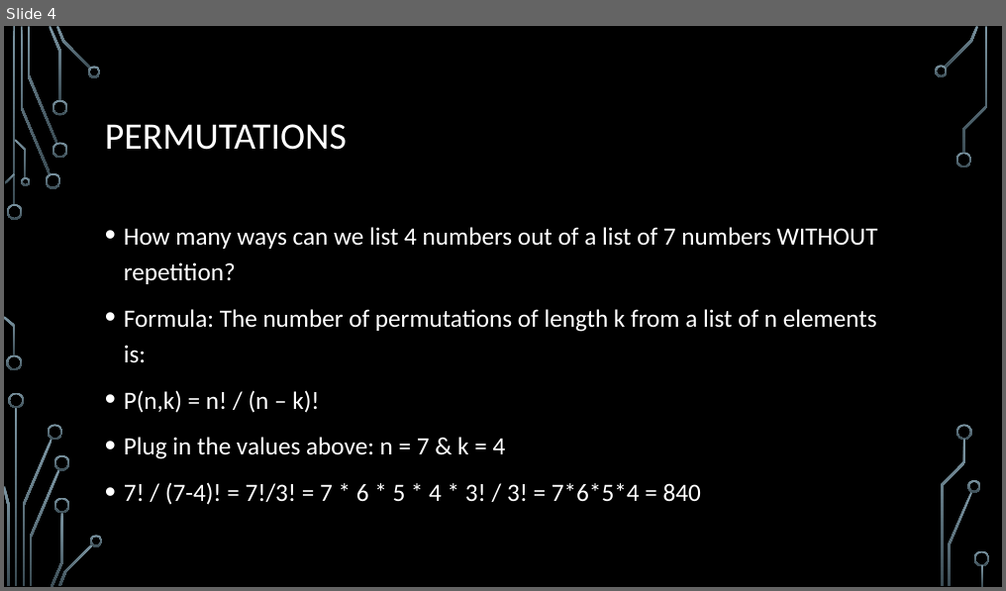
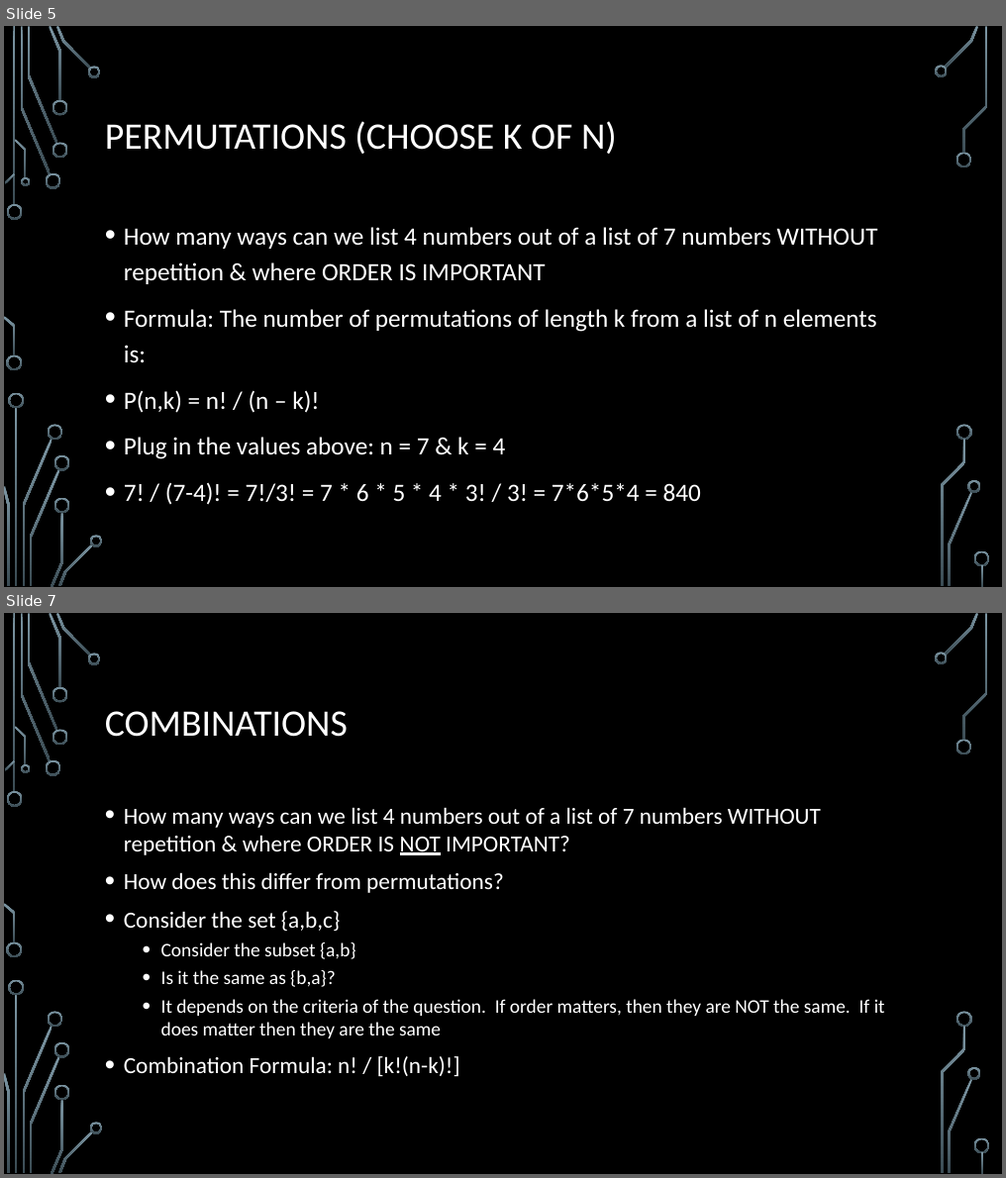
Before and after one commit to jameswilson281/CIS7---Discrete-Structures, a slide deck: Lectures/Lecture 12 - Combinatorics.pptx. Shown one above the other, each under a label of ours: slide 4 before the commit, slides 5 and 7 after it; the slides between them are not shown. The pictures are 1006x591 and 1006x1178 pixels, drawn with LibreOffice and Linux fonts; fonts in the diff are those of the drawing; background and template pictures are left out. Boxes give left, top, right and bottom in pixels: in the first picture for what was removed or moved away, otherwise in the second. Text is boxed around its words. In the diff, an @@ line names an element or a change of style, - is before the commit and + after.

```diff
--- a/Lectures/Lecture 12 - Combinatorics.pptx
+++ b/Lectures/Lecture 12 - Combinatorics.pptx
@@ slide 7 added at box(4, 613, 1002, 1174), background picture (left out); not listed: 36 template elements that a slide beside it also shows @@
@@ title added at box(105, 711, 348, 737), 36 pt, text #FFFFFF @@
+COMBINATIONS
@@ text added at box(124, 807, 885, 1077), 22.2 pt, text #FFFFFF @@
+• How many ways can we list 4 numbers out of a list of 7 numbers WITHOUT repetition & where ORDER IS NOT IMPORTANT?
+• How does this differ from permutations?
+• Consider the set {a,b,c}
+  • Consider the subset {a,b}
+  • Is it the same as {b,a}?
+  • It depends on the criteria of the question. If order matters, then they are NOT the same. If it does matter then they are the same
+• Combination Formula: n! / [k!(n-k)!]
@@ what was slide 4 is now slide 5 @@
@@ slide 5 changed as well @@
@@ title at box(105, 121, 617, 154): text changed @@
-PERMUTATIONS
+PERMUTATIONS (CHOOSE K OF N)
@@ text at box(124, 227, 878, 284): text changed @@
-• How many ways can we list 4 numbers out of a list of 7 numbers WITHOUT repetition?
+• How many ways can we list 4 numbers out of a list of 7 numbers WITHOUT repetition & where ORDER IS IMPORTANT
```
Also in this commit, not shown: 4 other slides changed, 6 other slides added.
